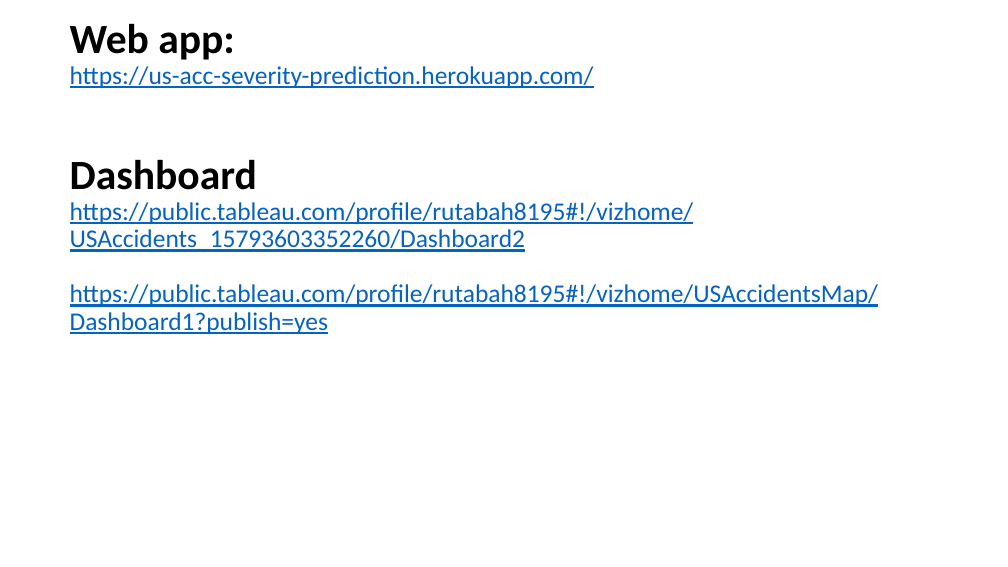
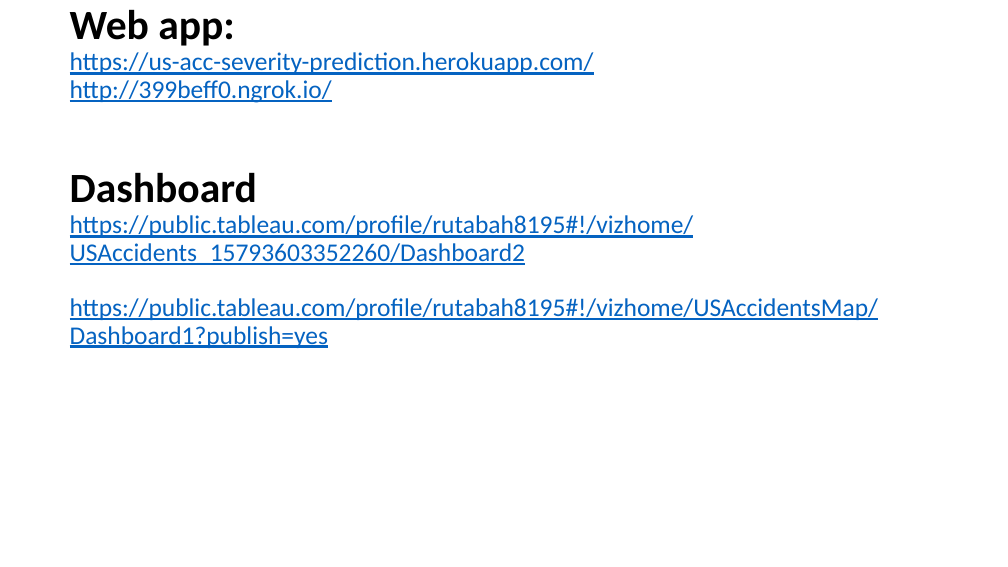
Before and after one commit to bhavinidata/AccidentsSeverityPredictionML, a slide deck: slide 12 of AccSevPred_Presentation.pptx. Drawn at 1008x567 pixels with LibreOffice and Linux fonts; fonts in the diff are those of the drawing. Boxes give left, top, right and bottom in pixels: in the first picture for what was removed or moved away, otherwise in the second. Text is boxed around its words. In the diff, an @@ line names an element or a change of style, - is before the commit and + after.

Commit message:
modified presentation

```diff
--- a/AccSevPred_Presentation.pptx
+++ b/AccSevPred_Presentation.pptx
@@ title at (x1=70, y1=18, x2=878, y2=348): text changed @@
-Web app:
-https://us-acc-severity-prediction.herokuapp.com/
-Dashboard
-https://public.tableau.com/profile/rutabah8195#!/vizhome/USAccidents_15793603352260/Dashboard2
-https://public.tableau.com/profile/rutabah8195#!/vizhome/USAccidentsMap/Dashboard1?publish=yes
+Web app:
+https://us-acc-severity-prediction.herokuapp.com/
+http://399beff0.ngrok.io/
+Dashboard
+https://public.tableau.com/profile/rutabah8195#!/vizhome/USAccidents_15793603352260/Dashboard2
+https://public.tableau.com/profile/rutabah8195#!/vizhome/USAccidentsMap/Dashboard1?publish=yes
```
